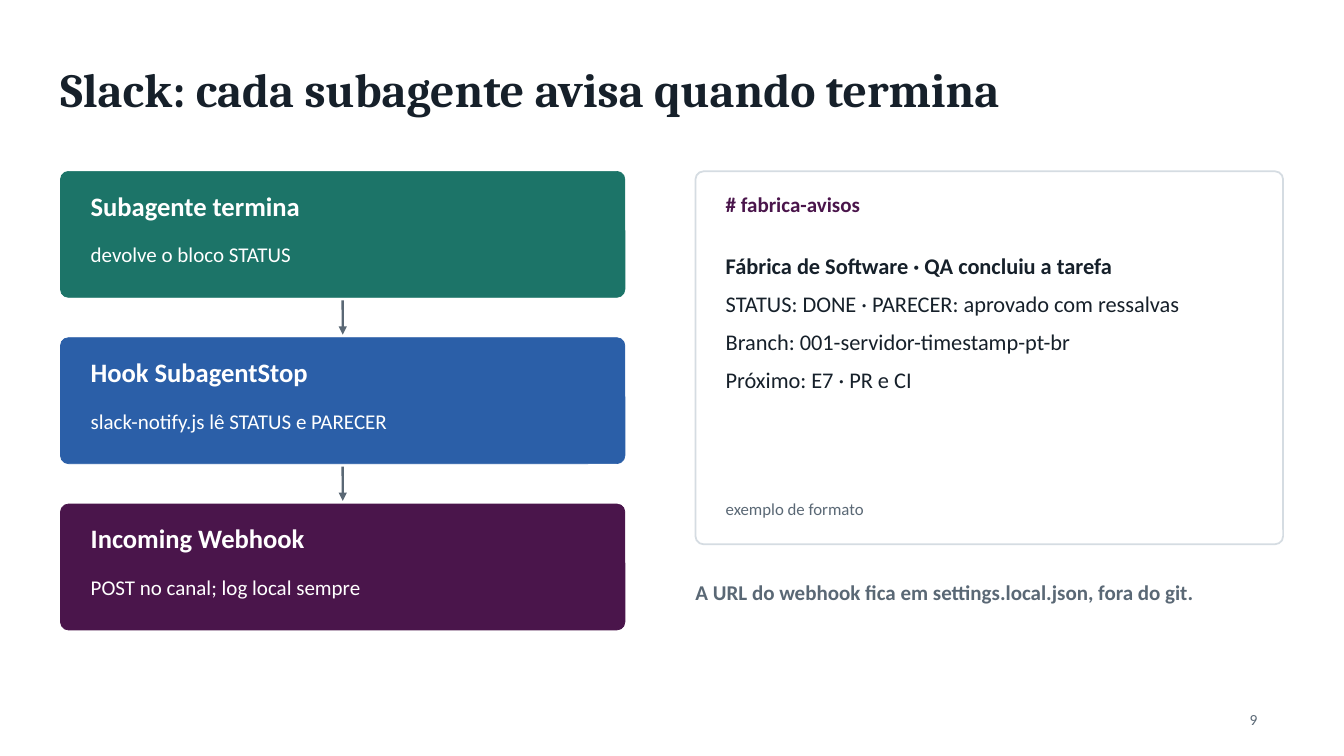
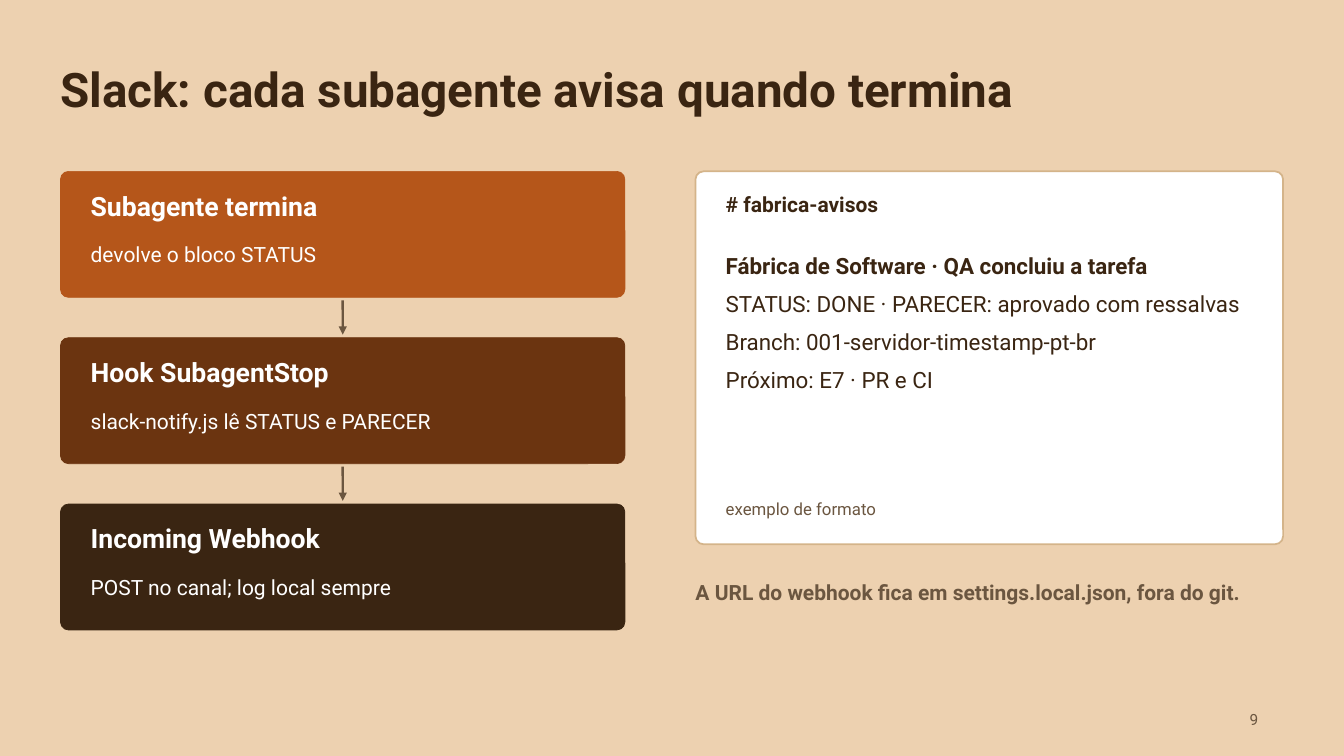
Before and after one commit to liviagomes30/fabrica-petcontrol, a slide deck: slide 9 of docs/fabrica/apresentacao-fabrica-claude-code.pptx. Drawn at 1344x756 pixels with LibreOffice and Linux fonts; fonts in the diff are those of the drawing. Boxes give left, top, right and bottom in pixels: in the first picture for what was removed or moved away, otherwise in the second. Text is boxed around its words. In the diff, an @@ line names an element or a change of style, - is before the commit and + after.

```diff
--- a/docs/fabrica/apresentacao-fabrica-claude-code.pptx
+++ b/docs/fabrica/apresentacao-fabrica-claude-code.pptx
@@ background #FFFFFF to #EDD1B0 @@
@@ title "Slack: cada subagente avisa quando ..." at bbox=[60, 71, 1013, 117]: font Cambria to Roboto, text colour #16202A to #3A2512 @@
@@ rounded rectangle at bbox=[60, 171, 625, 297]: fill #1C7468 to #B5561A; outline #1C7468 0.5 pt to #B5561A 0.5 pt @@
@@ rounded rectangle at bbox=[696, 171, 1284, 544]: outline #D5DCE2 1.25 pt to #D4B48A 1.25 pt @@
@@ text "# fabrica-avisos" at bbox=[743, 196, 878, 213]: font Calibri to Roboto, text colour #4A154B to #3A2512 @@
@@ text "Fábrica de Software · QA ..." at bbox=[726, 257, 1239, 389]: font Calibri to Roboto, text colour #16202A to #3A2512 @@
@@ arrow (343, 300) - (343, 335): stroke #5A6875 1.75 pt to #6B5640 1.75 pt @@
@@ rounded rectangle at bbox=[60, 338, 625, 464]: fill #2B5FA8 to #6B3410; outline #2B5FA8 0.5 pt to #6B3410 0.5 pt @@
@@ arrow (343, 467) - (343, 501): stroke #5A6875 1.75 pt to #6B5640 1.75 pt @@
@@ rounded rectangle at bbox=[60, 504, 625, 630]: fill #4A154B to #3A2512; outline #4A154B 0.5 pt to #3A2512 0.5 pt @@
@@ font Calibri to Roboto in 6 elements at bbox=[91, 196, 317, 222], bbox=[91, 246, 316, 263], bbox=[91, 362, 328, 388], bbox=[91, 413, 431, 434], bbox=[91, 528, 320, 554], bbox=[91, 579, 391, 600] @@
@@ font Calibri to Roboto, text colour #5A6875 to #6B5640 in 3 elements at bbox=[726, 502, 876, 519], bbox=[695, 584, 1240, 605], bbox=[1250, 714, 1259, 725] @@
```
Also in this commit, not shown: 23 other slides changed.
